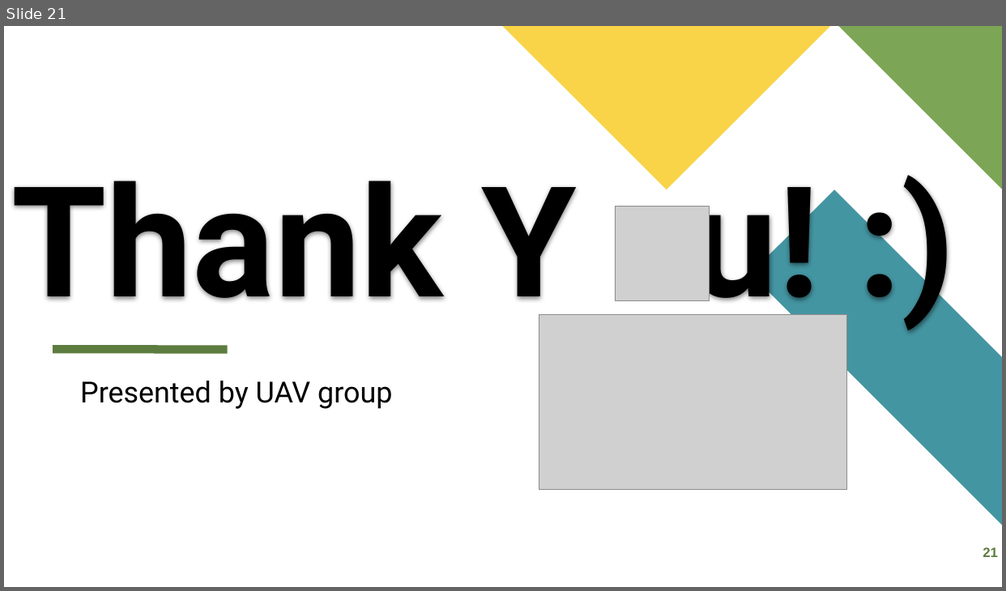
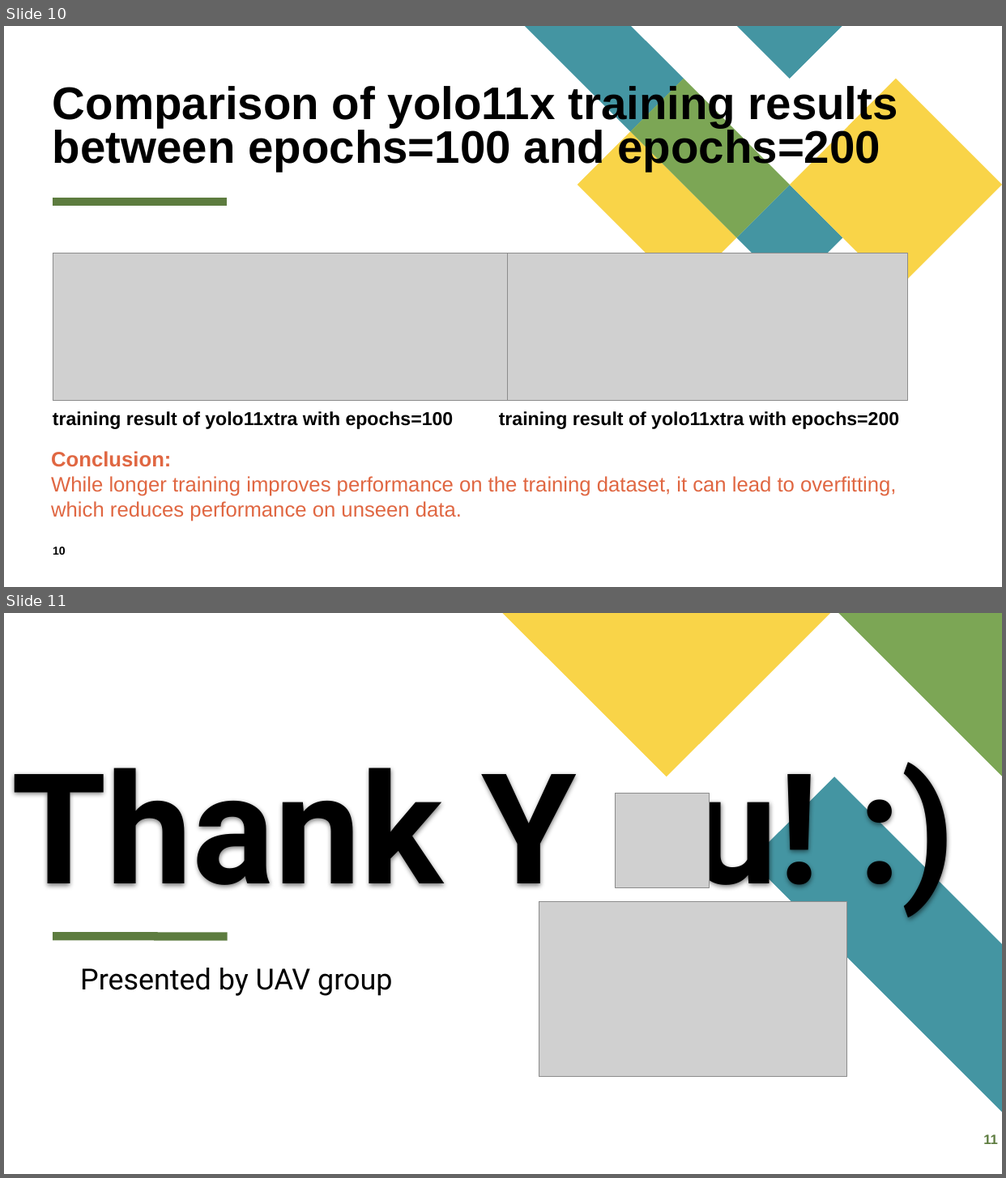
Before and after one commit to Kevin-Whoo/EE6008_48_UAV, a slide deck: EE6008_48_UAV_week4.pptx. Shown one above the other, each under a label of ours: slide 21 before the commit, slides 10 and 11 after it. The pictures are 1006x591 and 1006x1178 pixels, drawn with LibreOffice and Linux fonts; fonts in the diff are those of the drawing; grey boxes stand for pictures. Boxes give left, top, right and bottom in pixels: in the first picture for what was removed or moved away, otherwise in the second. Text is boxed around its words. In the diff, an @@ line names an element or a change of style, - is before the commit and + after.

```diff
--- a/EE6008_48_UAV_week4.pptx
+++ b/EE6008_48_UAV_week4.pptx
@@ slide 10 added at [4,26,1002,587], background #FFFFFF @@
@@ title added at [53,83,898,171], 44 pt, text #000000, bold @@
+Comparison of yolo11x training results between epochs=100 and epochs=200
@@ group added at [525,26,1002,291]: 5 freeform shapes @@
@@ line added from (53, 202) to (227, 202), #5D7C3F 8 pt @@
@@ picture added at [53,253,507,401] @@
@@ picture added at [507,253,908,401] @@
@@ text added at [53,412,454,429], 18 pt, text #000000, bold @@
+training result of yolo11xtra with epochs=100
@@ text added at [499,412,899,429], 18 pt, text #000000, bold @@
+training result of yolo11xtra with epochs=200
@@ text added at [51,451,896,522], 20 pt, text #E06742 @@
+Conclusion:
+While longer training improves performance on the training dataset, it can lead to overfitting, which reduces performance on unseen data.
@@ page number added at [53,547,66,555], 11 pt, text #000000, bold @@
+10
@@ what was slide 21 is now slide 11 @@
@@ page number at [983,1135,998,1144]: text changed @@
-21
+11
```
Also in this commit, not shown: 4 slides changed, 5 other slides added, 16 slides removed, 1 other file.
